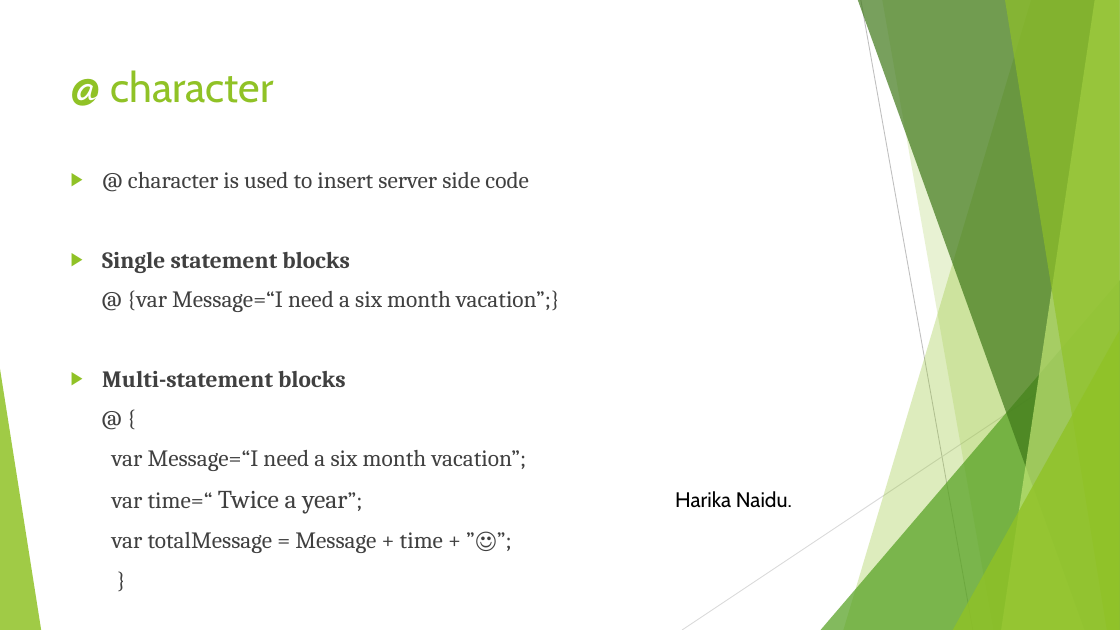
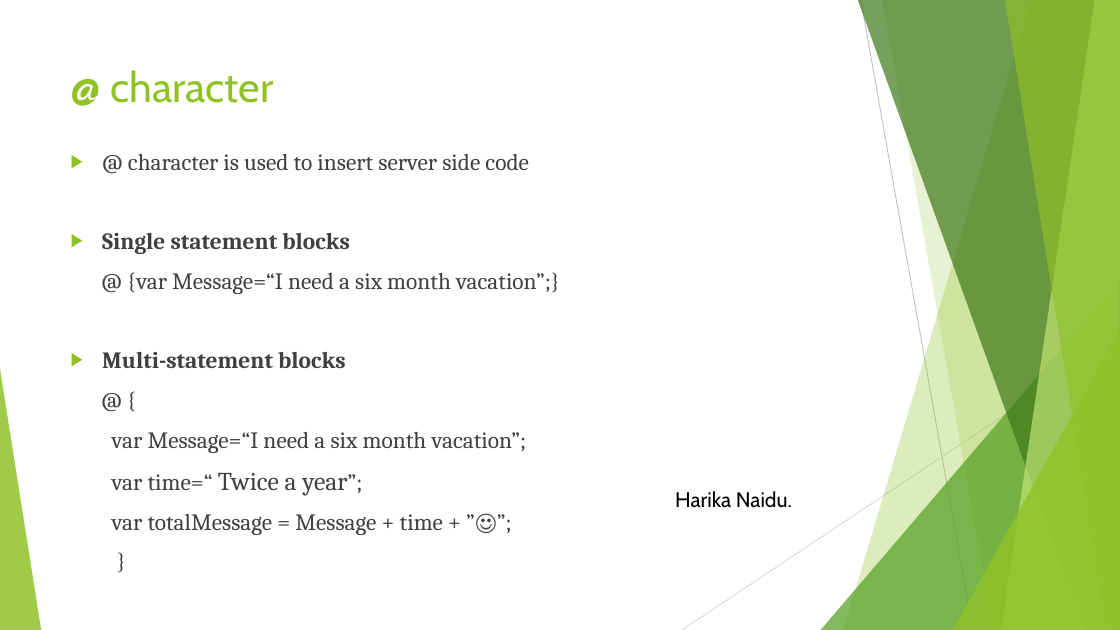
Before and after one commit to Harika1995/Razor-Views, a slide deck: slide 5 of Razor views.pptx. Drawn at 1120x630 pixels with LibreOffice and Linux fonts; fonts in the diff are those of the drawing. Boxes give left, top, right and bottom in pixels: in the first picture for what was removed or moved away, otherwise in the second. Text is boxed around its words. In the diff, an @@ line names an element or a change of style, - is before the commit and + after.

```diff
--- a/Razor views.pptx
+++ b/Razor views.pptx
@@ text "@ character is used to ...": place and size @@
-text "@ character is used to ..." at <box>102,172,560,553</box>
+text "@ character is used to ..." at <box>102,154,560,535</box>
```
Also in this commit, not shown: 5 other slides changed, 8 slides added, 2 slides removed.
